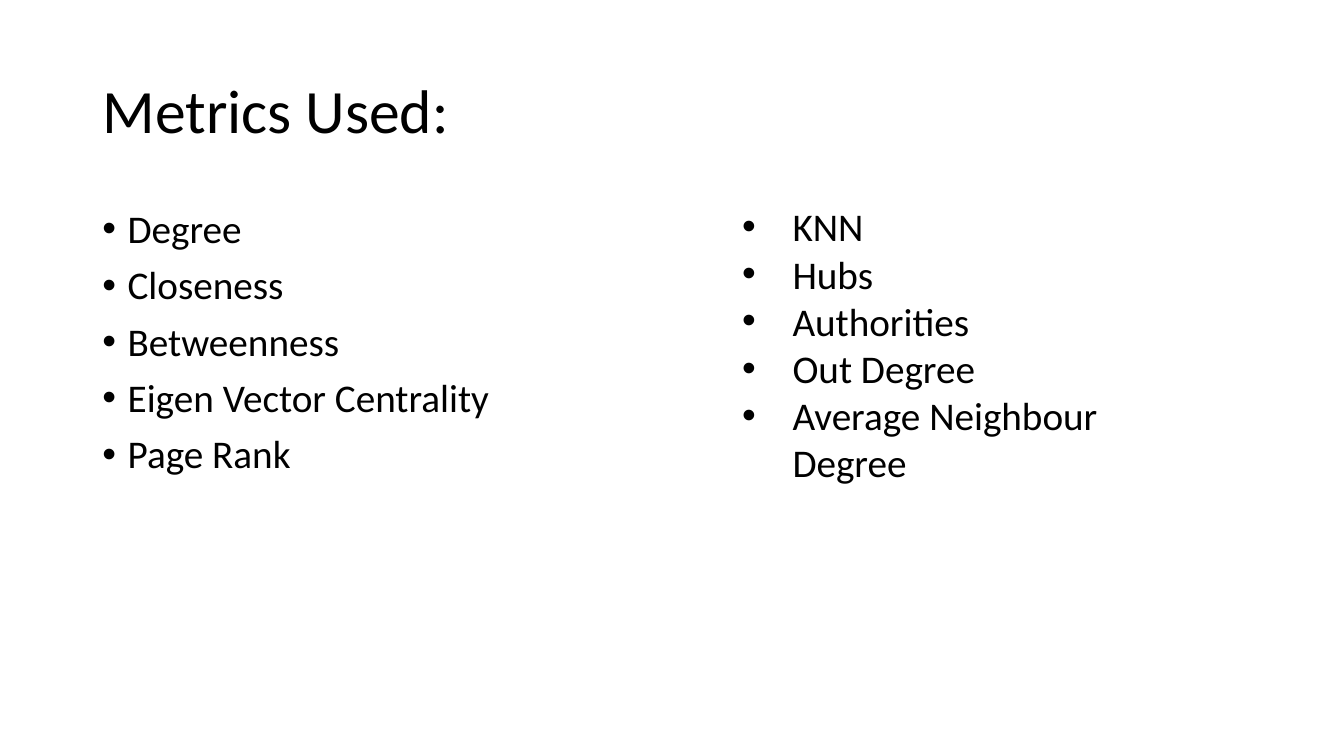
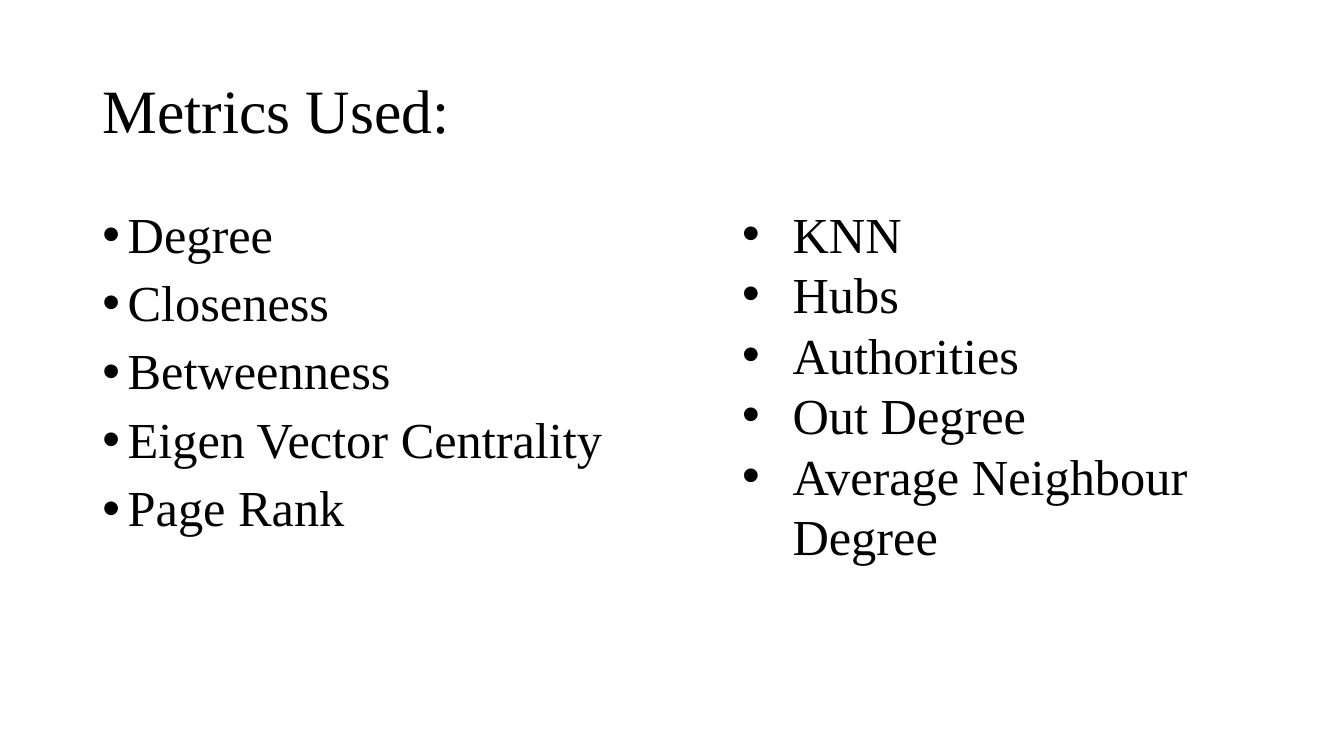
Before and after one commit to AtrayeeNeog/Visualization_2019-20, a slide deck: slide 46 of Documentation/Presentation/Project_Presentation_v3.pptx. Drawn at 1344x756 pixels with LibreOffice and Linux fonts; fonts in the diff are those of the drawing. Boxes give left, top, right and bottom in pixels: in the first picture for what was removed or moved away, otherwise in the second. Text is boxed around its words. In the diff, an @@ line names an element or a change of style, - is before the commit and + after.

```diff
--- a/Documentation/Presentation/Project_Presentation_v3.pptx
+++ b/Documentation/Presentation/Project_Presentation_v3.pptx
@@ title "Metrics Used:" at <box>102,90,450,134</box>: font Calibri to Times New Roman @@
@@ text "Degree" at <box>128,220,602,537</box>: size 28 to 36 pt, font Calibri to Times New Roman @@
@@ text "KNN" at <box>793,220,1187,566</box>: size 28 to 36 pt, font Calibri to Times New Roman @@
```
Also in this commit, not shown: 24 slides added.
